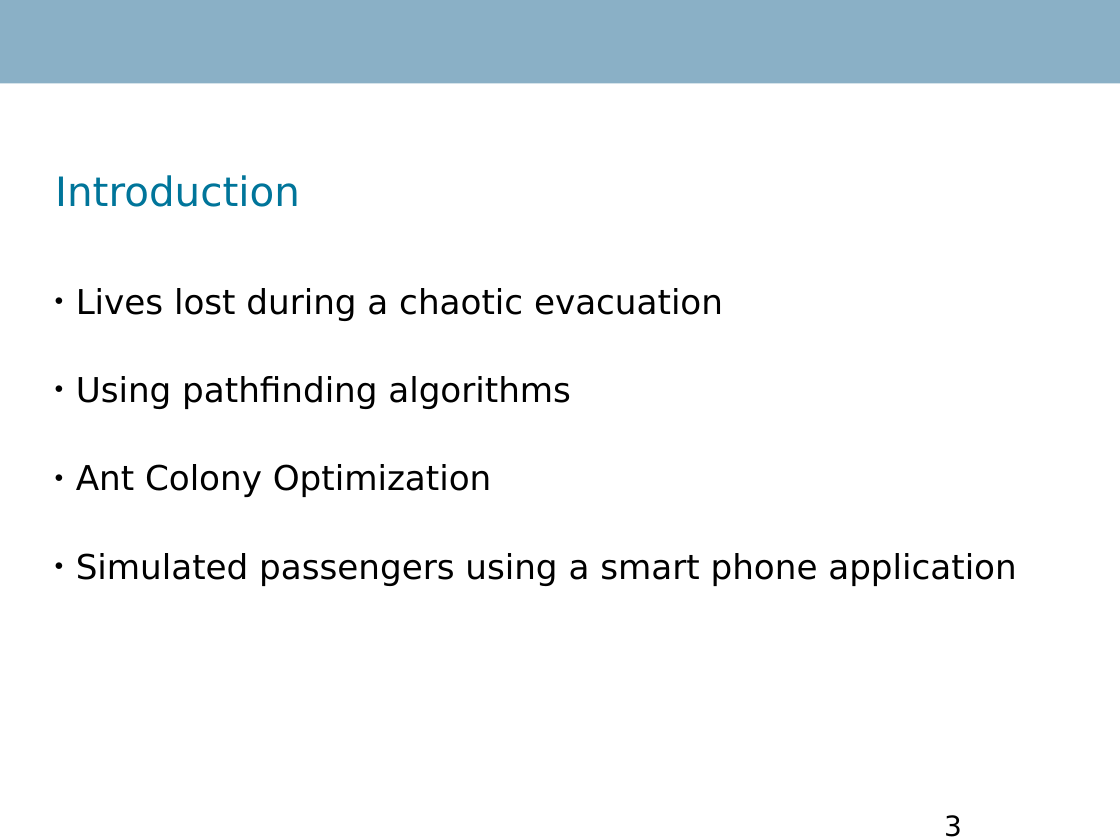
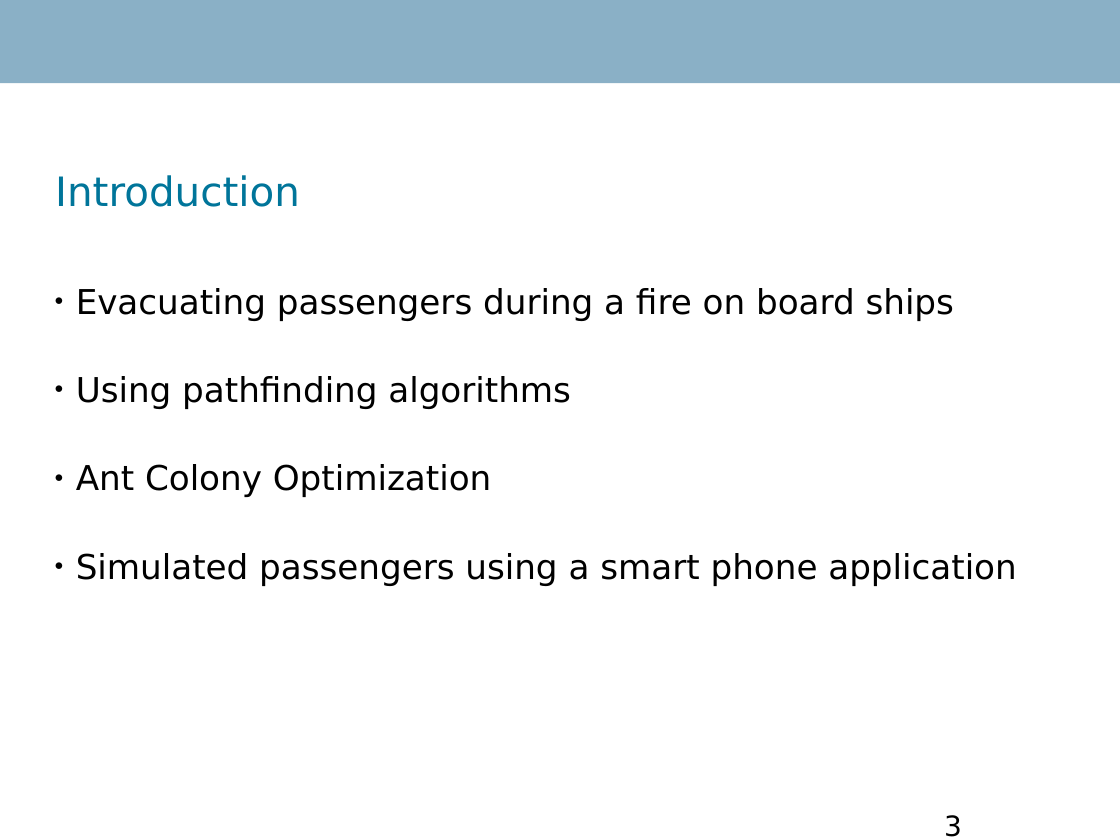
Before and after one commit to Danidude/Master-Thesis, a slide deck: slide 3 of Report/IKT 590 Master Thesis.odp. Drawn at 1120x840 pixels with LibreOffice and Linux fonts; fonts in the diff are those of the drawing; background and template pictures are left out. Boxes give left, top, right and bottom in pixels: in the first picture for what was removed or moved away, otherwise in the second. Text is boxed around its words. In the diff, an @@ line names an element or a change of style, - is before the commit and + after.

```diff
--- a/Report/IKT 590 Master Thesis.odp
+++ b/Report/IKT 590 Master Thesis.odp
@@ text at <box>76,288,954,321</box>: text changed @@
-● Lives lost during a chaotic evacuation
+● Evacuating passengers during a fire on board ships
```
Also in this commit, not shown: 2 other slides changed, 1 slide added.
